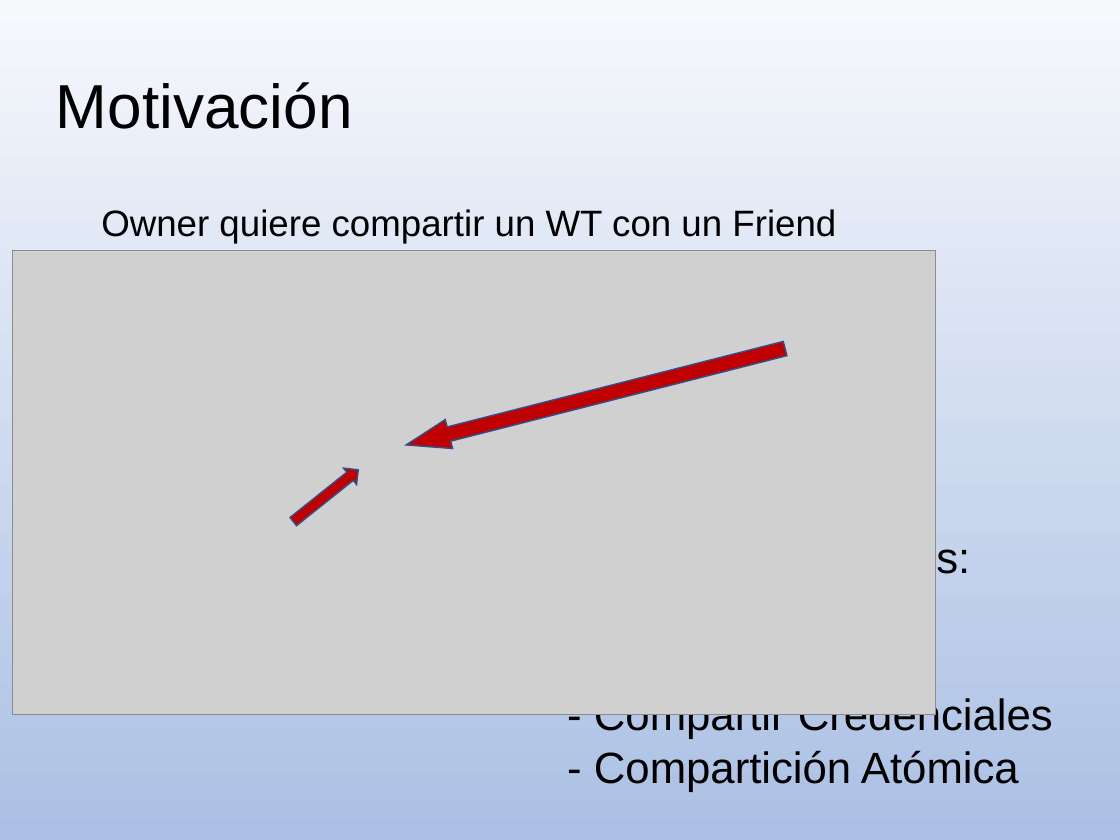
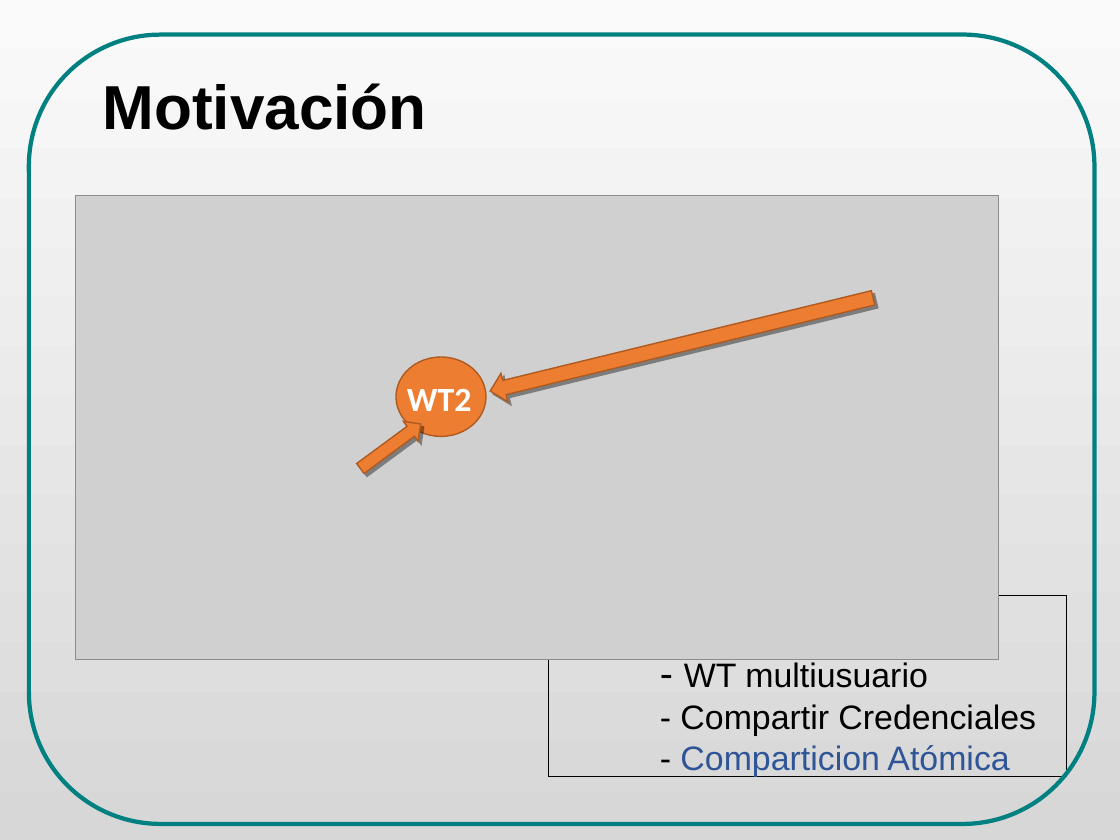
Before and after one commit to danielsalgadop/sac, a slide deck: slide 5 of docs/presentation/social_access_controller_ODP_final.odp (slide 6 before the commit). Drawn at 1120x840 pixels with LibreOffice and Linux fonts; fonts in the diff are those of the drawing; grey boxes stand for pictures. Boxes give left, top, right and bottom in pixels: in the first picture for what was removed or moved away, otherwise in the second. Text is boxed around its words. In the diff, an @@ line names an element or a change of style, - is before the commit and + after.

```diff
--- a/docs/presentation/social_access_controller_ODP_final.odp
+++ b/docs/presentation/social_access_controller_ODP_final.odp
@@ background gradient #F6F8FC to #ABC0E4 to gradient #FAFAFA to #D7D7D7 @@
@@ freeform shape added at (28,35,1095,824), outline #008080 3 pt @@
@@ title "Motivación": place and size @@
-title "Motivación" at (56,82,353,129)
+title "Motivación" at (103,83,427,130)
@@ title "Motivación" at (103,83,427,130): bold on @@
@@ picture: place and size @@
-picture at (12,251,936,715)
+picture at (75,195,999,660)
@@ text removed at (101,209,836,244) @@
-Owner quiere compartir un WT con un Friend
@@ freeform shape at (487,284,877,406): fill #C00000 to #ED7D31; outline #2F528F 0.99 pt to #AE5A21 0.99 pt; shadow on; rotation 165 to 346 degrees; outline redrawn @@
@@ freeform shape added at (396,357,487,436), fill #ED7D31, outline #AE5A21 0.99 pt @@
@@ free added at (330,373,548,424), 24 pt, text #FFFFFF, bold @@
+WT2
@@ freeform shape at (354,414,429,478): fill #C00000 to #ED7D31; outline #2F528F 0.99 pt to #AE5A21 0.99 pt; shadow on; rotation 321 to 323 degrees; outline redrawn @@
@@ rectangle "Soluciones Actuales:": place and size @@
-rectangle "Soluciones Actuales:" at (594,538,1053,792)
+rectangle "Soluciones Actuales:" at (549,597,1068,777)
@@ rectangle "Soluciones Actuales:" at (549,597,1068,777): outline none to #000000 0.74 pt @@
@@ text in rectangle at (680,662,1036,736): size 31 to 28 pt in "Soluciones Actuales:", "-"; size 31 to 24 pt in "WT multiusuario", "- Compartir Credenciales" @@
@@ text in rectangle at (680,745,1009,777): text changed; size 31 to 24 pt; text colour #000000 to #2F5597 @@
-- Compartición Atómica
+- Comparticion Atómica
```
Also in this commit, not shown: 40 other slides changed, 5 slides added, 3 slides removed, 4 other files.
